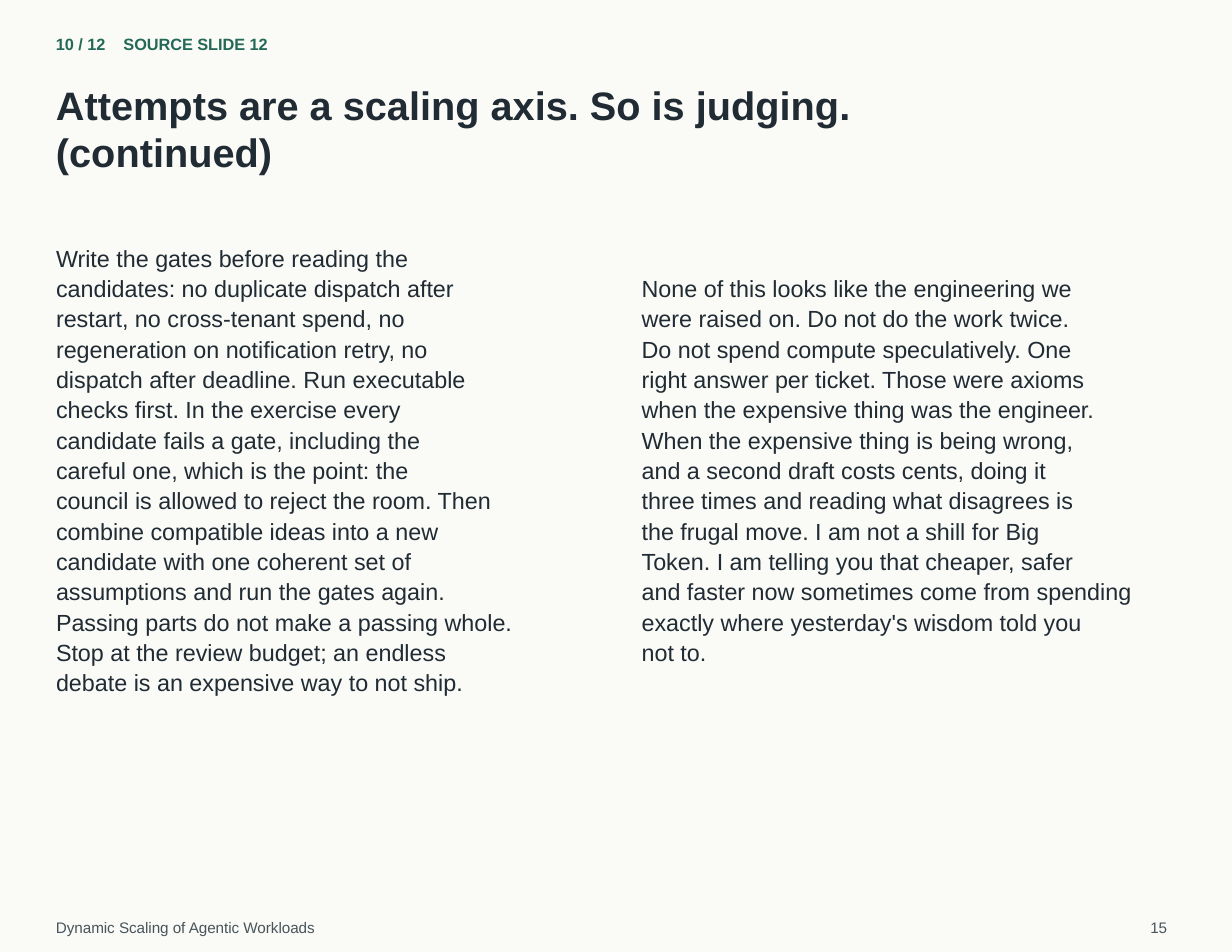
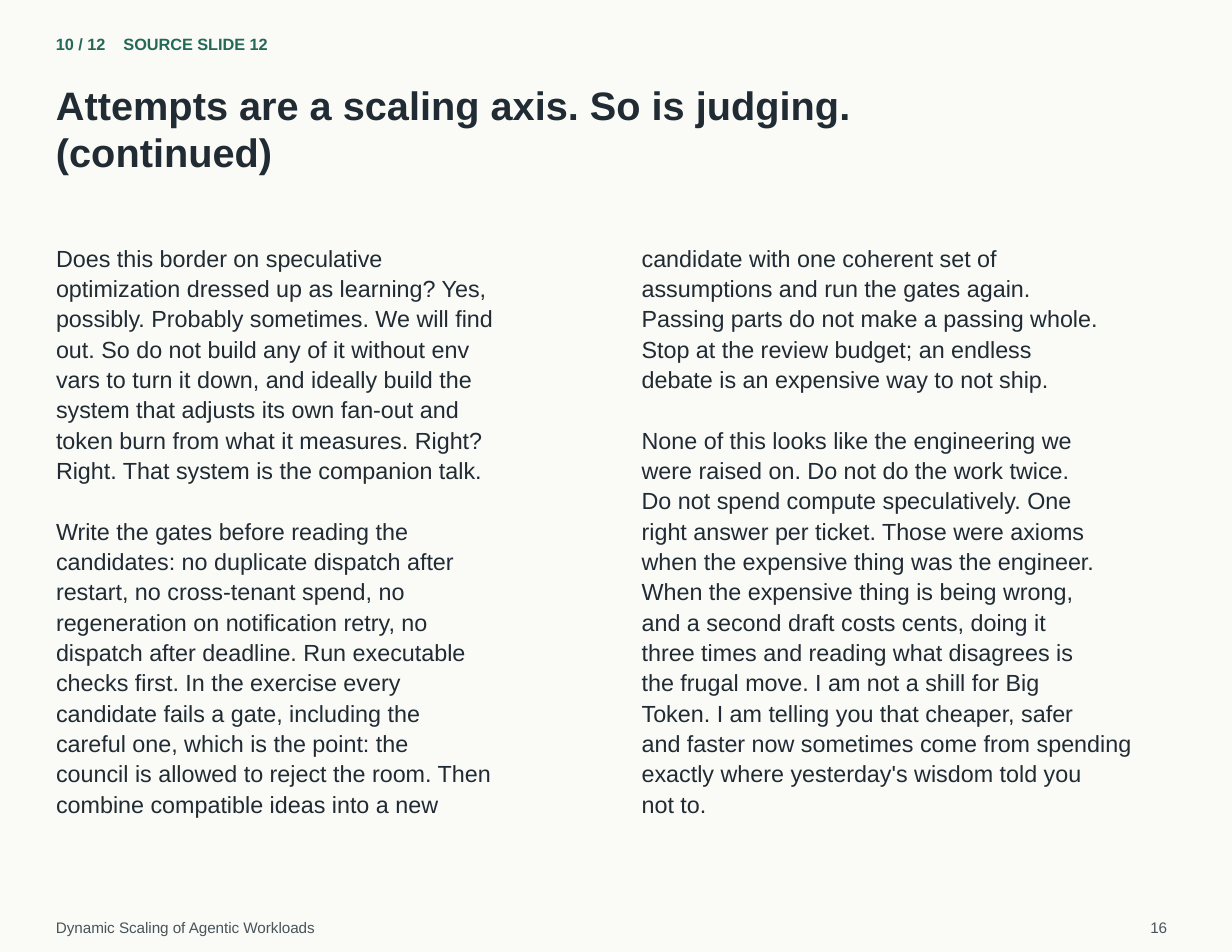
Before and after one commit to justsml/dans-blog, a slide deck: slide 16 of artifacts/speaking-portfolio-expanded/decks/dynamic-scaling-30min-handout.pptx (slide 15 before the commit). Drawn at 1232x952 pixels with LibreOffice and Linux fonts; fonts in the diff are those of the drawing. Boxes give left, top, right and bottom in pixels: in the first picture for what was removed or moved away, otherwise in the second. Text is boxed around its words. In the diff, an @@ line names an element or a change of style, - is before the commit and + after.

Commit message:
Refactor short talk titles and timestamps for clarity and consistency; add new shorts for "Barrel-of-Monkeys Maneuver" and update related content. Adjust timestamps in dynamic scaling scripts to align with new structure. Update README to reflect changes in short talk titles and pairings.

```diff
--- a/artifacts/speaking-portfolio-expanded/decks/dynamic-scaling-30min-handout.pptx
+++ b/artifacts/speaking-portfolio-expanded/decks/dynamic-scaling-30min-handout.pptx
@@ text at box(56, 250, 493, 484): paragraphs added @@
+Does this border on speculative
+optimization dressed up as learning? Yes,
+possibly. Probably sometimes. We will find
+out. So do not build any of it without env
+vars to turn it down, and ideally build the
+system that adjusts its own fan-out and
+token burn from what it measures. Right?
+Right. That system is the companion talk.
@@ text at box(642, 250, 1097, 393): paragraphs added @@
+candidate with one coherent set of
+assumptions and run the gates again.
+Passing parts do not make a passing whole.
+Stop at the review budget; an endless
+debate is an expensive way to not ship.
@@ text at box(56, 553, 512, 696): paragraphs removed @@
-candidate with one coherent set of
-assumptions and run the gates again.
-Passing parts do not make a passing whole.
-Stop at the review budget; an endless
-debate is an expensive way to not ship.
@@ text at box(1150, 922, 1167, 933): text changed @@
-15
+16
```
Also in this commit, not shown: 4 other slides changed, 1 slide added, 47 other files.
